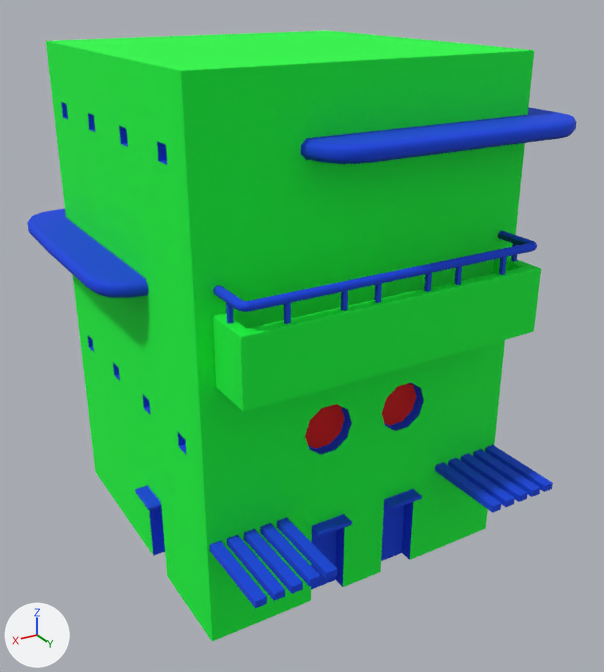
Two versions of the FBX model Modélisations/01_Environements/01_Building/FBX/B_04.FBX, one commit apart.
Before and after are seen from a camera (50 mm lens) standing at (13.63, 21.26, 13.41) and looking at (3.83, 4.94, 5.26). Lighting does not change. The marker at lower left points along +X, +Y and +Z. Where no turn or scale is listed for an object, it has been applied to the vertices. Vertices at the same position are counted once.

The older version as bpy lines, for what is in view:
```python
ob_balcon_b_04 = bpy.data.objects.new('Balcon_B_04', me_mesh_001)
ob_balcon_b_04.location = (0.0, 0.0, 0.0)
ob_bar_deco_b_04 = bpy.data.objects.new('Bar_Deco_B_04', me_mesh_002)
ob_bar_deco_b_04.location = (0.0, 0.0, 0.0)
ob_batiment_04 = bpy.data.objects.new('Batiment_04', me_mesh)
ob_batiment_04.location = (0.0, 0.0, 0.0)
ob_corniche_01 = bpy.data.objects.new('Corniche_01', me_mesh_004)
ob_corniche_01.location = (0.0, 0.0, 0.0)
ob_corniche_02 = bpy.data.objects.new('Corniche_02', me_mesh_003)
ob_corniche_02.location = (0.0, 0.0, 0.0)
```
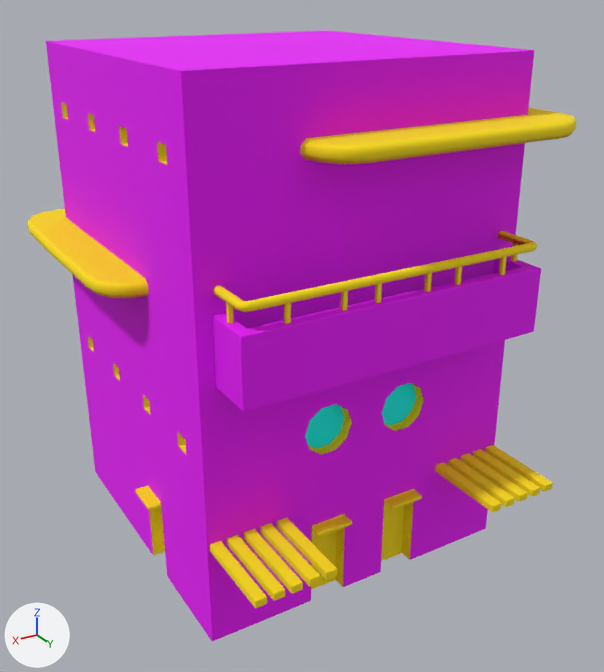
What differs and where, as boxes (x1, y1, x2, y2) in the pictures (604 x 672 px):
'Batiment_04', recoloured (green to pink)
    both: (46, 31, 534, 641)
'Balcon_B_04', recoloured (green to pink)
    both: (212, 230, 541, 412)
'Bar_Deco_B_04', recoloured (blue to yellow)
    both: (210, 445, 553, 608)
'Corniche_01', recoloured (blue to yellow)
    both: (301, 107, 577, 164)
'Corniche_02', recoloured (blue to yellow)
    both: (27, 209, 149, 298)
part 1 of me_mesh_001, recoloured (blue to yellow)
    both: (213, 230, 537, 324)
part 2 of me_mesh, recoloured (blue to yellow)
    both: (61, 102, 424, 590)

The change, as a list of edits to the scene's bpy script:
```text
Change mat_wall:
    mat_wall.base_color: (0.0, 1.0, 0.0471) -> (0.847, 0.0, 1.0)  # green #00ff3d -> pink #ed00ff
Change mat_windows:
    mat_windows.base_color: (0.682, 0.0, 0.0) -> (0.0, 1.0, 0.965)  # red #d70000 -> cyan #00fffb
Add mat_extrusion:
    mat_extrusion = principled_material('Extrusion')
    mat_extrusion.base_color = (1.0, 0.753, 0.0)  # yellow #ffe100
    mat_extrusion.roughness = 0.859
Change me_mesh:
    where me_mesh.from_pydata(...)  # 1071 vertices, 1124 faces; spans x -0.33..8.28, y -0.25..8.32, z 0.0..12.0
    used by ob_batiment_04; location = (0.0, 0.0, 0.0)
    me_mesh part 2: all 785 faces that had it switch from mat_extrution (blue #0042e5) to mat_extrusion (yellow #ffe100)
Change me_mesh_004:
    where me_mesh_004.from_pydata(...)  # 164 vertices, 160 faces; spans x -1.03..5.71, y -1.05..9.01, z 10.3..10.7
    remove me_mesh_004.materials.append(mat_extrution)  # blue #0042e5
    add me_mesh_004.materials.append(mat_extrusion)  # yellow #ffe100
Change me_mesh_002:
    where me_mesh_002.from_pydata(...)  # 280 vertices, 250 faces; spans x 0.04..7.92, y 8.01..10.01, z 2.38..2.57
    remove me_mesh_002.materials.append(mat_extrution)  # blue #0042e5
    add me_mesh_002.materials.append(mat_extrusion)  # yellow #ffe100
Change me_mesh_001:
    where me_mesh_001.from_pydata(...)  # 179 vertices, 132 faces; spans x 0.34..7.61, y 6.67..9.17, z 6.12..8.2
    used by ob_balcon_b_04; location = (0.0, 0.0, 0.0)
    me_mesh_001 part 1: all 88 faces that had it switch from mat_extrution (blue #0042e5) to mat_extrusion (yellow #ffe100)
Change me_mesh_003:
    where me_mesh_003.from_pydata(...)  # 110 vertices, 109 faces; spans x 4.29..9.0, y -1.05..5.71, z 7.3..7.7
    remove me_mesh_003.materials.append(mat_extrution)  # blue #0042e5
    add me_mesh_003.materials.append(mat_extrusion)  # yellow #ffe100
```
